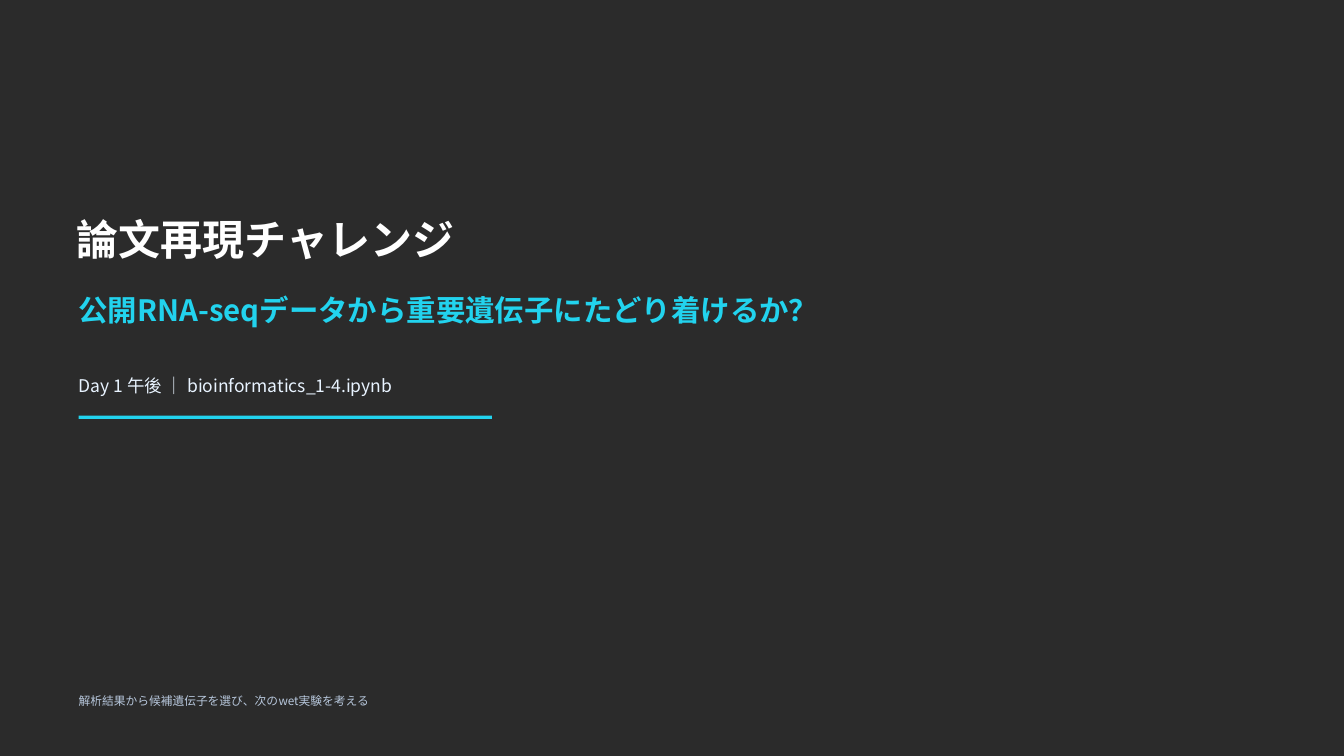
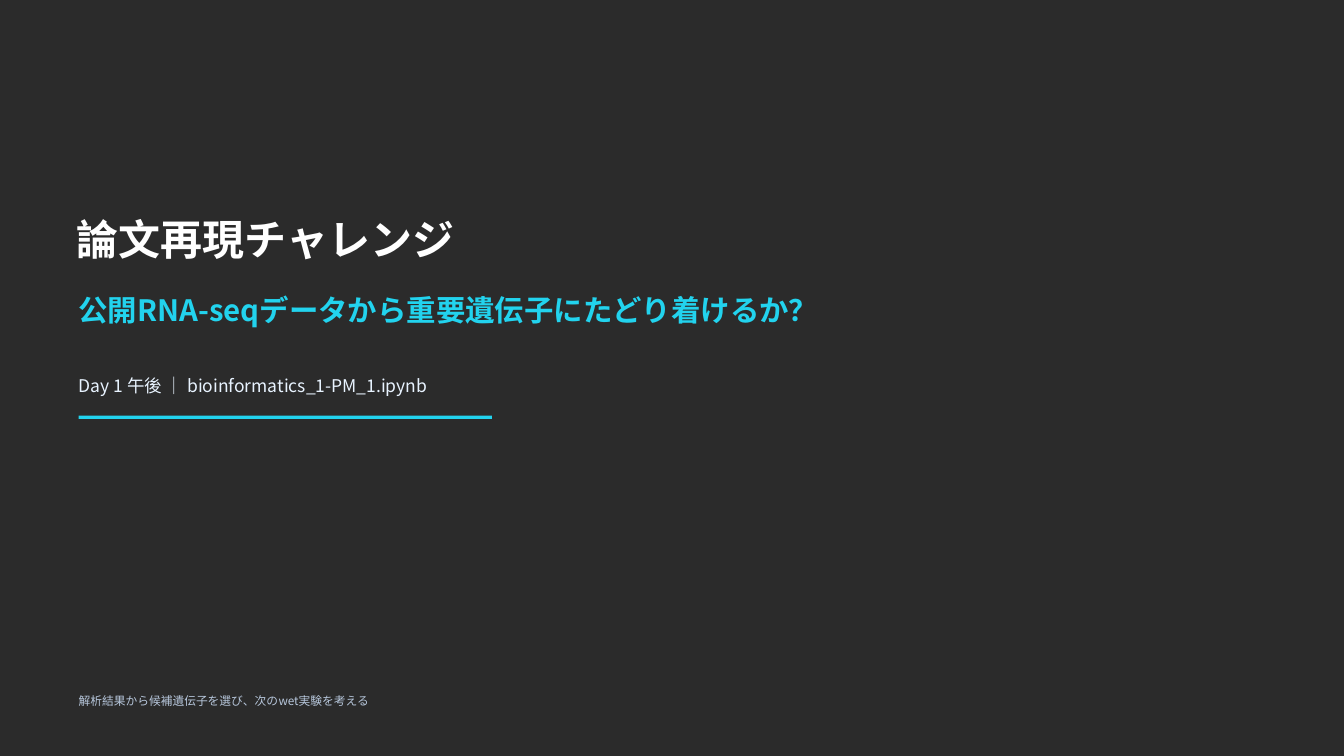
Before and after one commit to iwata97/bioinfo_2026, a slide deck: slide 1 of bioinformatics_day1_PM.pptx. Drawn at 1344x756 pixels with LibreOffice and Linux fonts; fonts in the diff are those of the drawing; background and template pictures are left out; a plain dark background stands for a picture behind light text. Boxes give left, top, right and bottom in pixels: in the first picture for what was removed or moved away, otherwise in the second. Text is boxed around its words. In the diff, an @@ line names an element or a change of style, - is before the commit and + after.

```diff
--- a/bioinformatics_day1_PM.pptx
+++ b/bioinformatics_day1_PM.pptx
@@ text at bbox=[79, 377, 427, 396]: text changed @@
-Day 1 午後 ｜ bioinformatics_1-4.ipynb
+Day 1 午後 ｜ bioinformatics_1-PM_1.ipynb
```
Also in this commit, not shown: 6 other slides changed, 3 slides removed, 2 other files.
